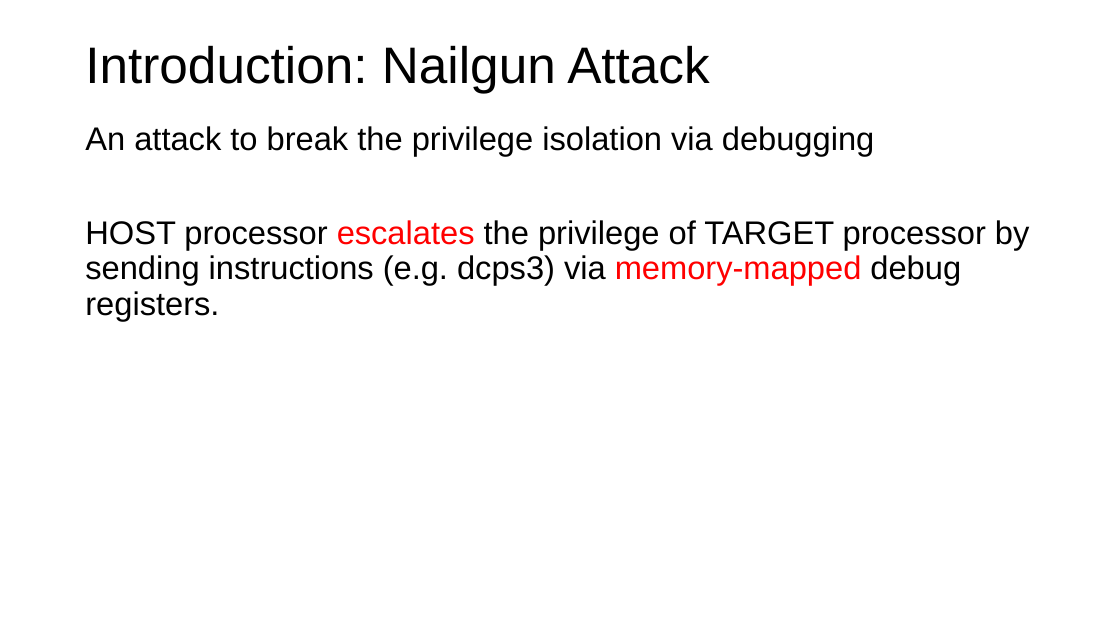
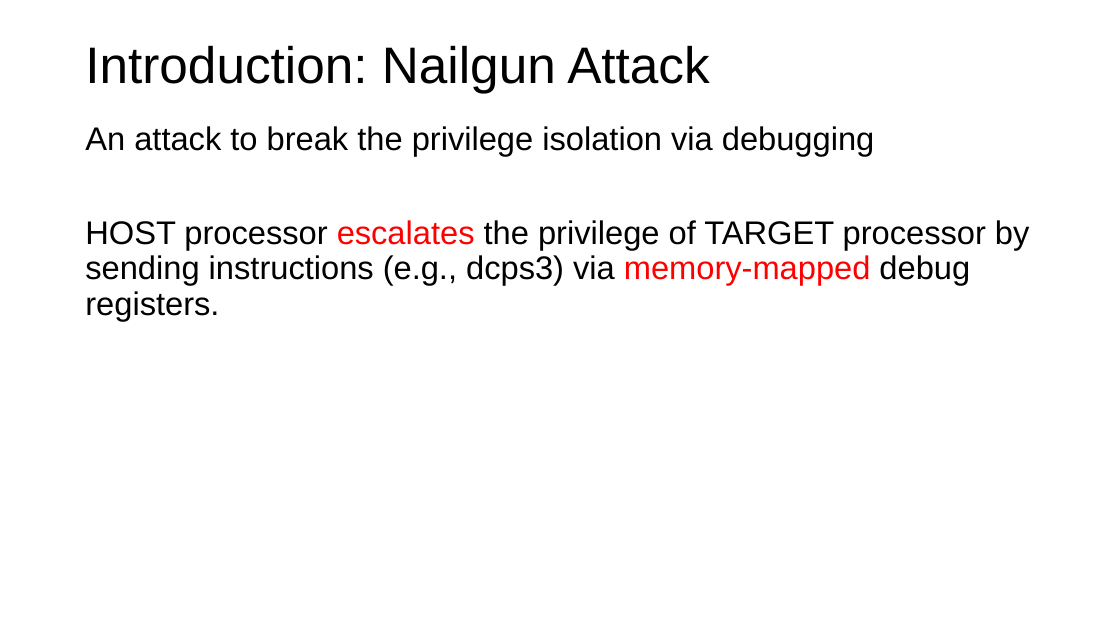
Before and after one commit to Compass-All/nailgun-teaching, a slide deck: slide 3 of defense-lab/NailgunDefense.pptx. Drawn at 1120x630 pixels with LibreOffice and Linux fonts; fonts in the diff are those of the drawing; background and template pictures are left out. Boxes give left, top, right and bottom in pixels: in the first picture for what was removed or moved away, otherwise in the second. Text is boxed around its words. In the diff, an @@ line names an element or a change of style, - is before the commit and + after.

```diff
--- a/defense-lab/NailgunDefense.pptx
+++ b/defense-lab/NailgunDefense.pptx
@@ text at [85, 220, 1030, 320]: text changed @@
-HOST processor escalates the privilege of TARGET processor by sending instructions (e.g. dcps3) via memory-mapped debug registers.
+HOST processor escalates the privilege of TARGET processor by sending instructions (e.g., dcps3) via memory-mapped debug registers.
```
Also in this commit, not shown: 6 other slides changed, 1 slide added, 1 other file.
